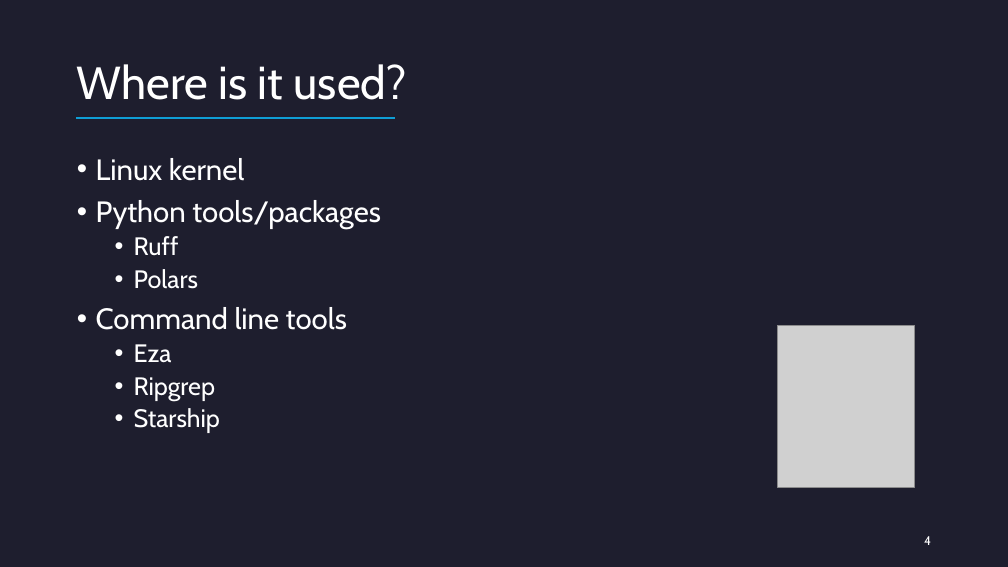
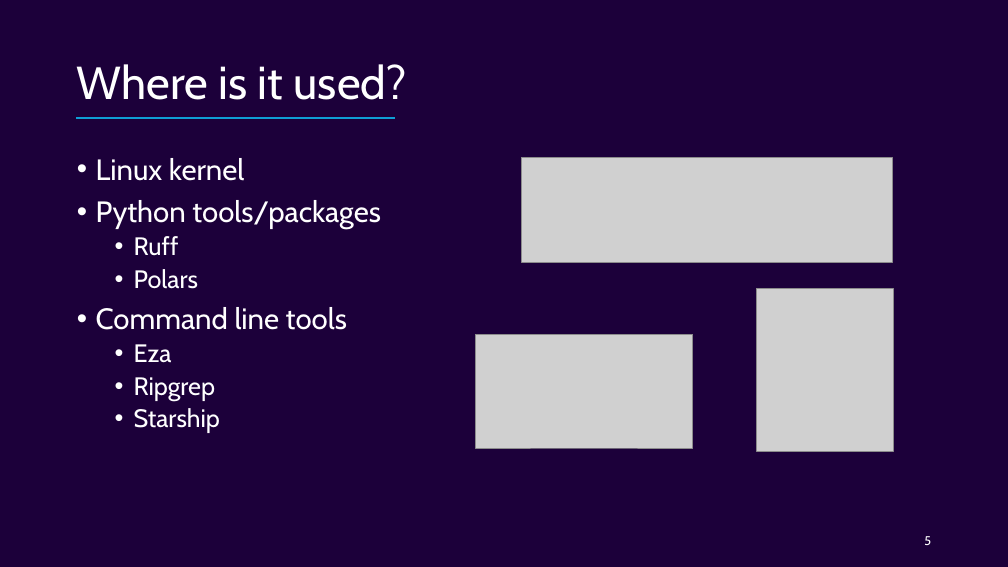
Before and after one commit to Ordina-Group/pythoneers-rust-workshop, a slide deck: slide 5 of Rust.pptx (slide 4 before the commit). Drawn at 1008x567 pixels with LibreOffice and Linux fonts; fonts in the diff are those of the drawing; grey boxes stand for pictures. Boxes give left, top, right and bottom in pixels: in the first picture for what was removed or moved away, otherwise in the second. Text is boxed around its words. In the diff, an @@ line names an element or a change of style, - is before the commit and + after.

```diff
--- a/Rust.pptx
+++ b/Rust.pptx
@@ background #1E1E2E to #1C003A @@
@@ picture added at (521,157,892,262) @@
@@ picture: place and size @@
-picture at (778,325,915,487)
+picture at (757,289,894,451)
@@ picture added at (476,334,693,448) @@
@@ page number at (924,536,931,545): text changed @@
-4
+5
```
Also in this commit, not shown: 22 other slides changed, 17 slides added, 2 slides removed.
